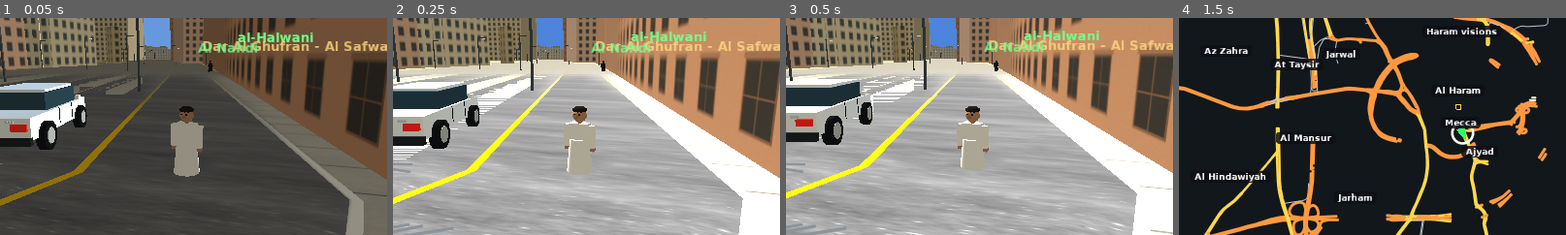
Above: before the commit, frames 1-4 (left to right).
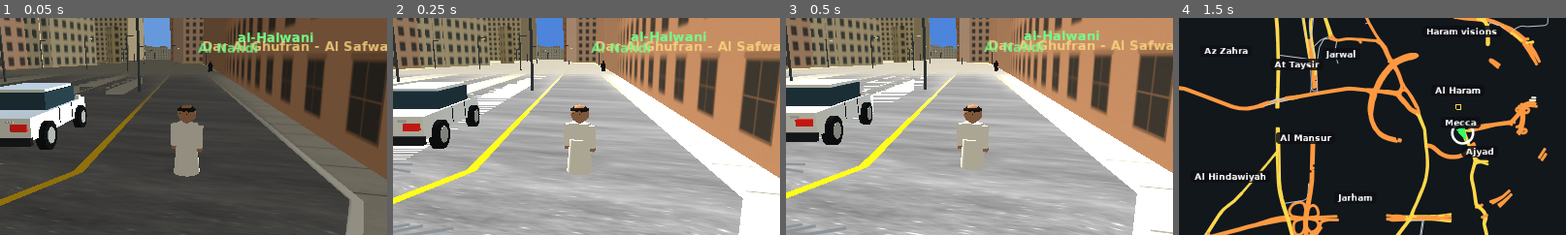
Above: after the commit, the same moments.

Repository: malik5785/FreedomCity
Game: Godot game, scene res://main.tscn
The game is run twice, just before and just after one commit, with the same random seed, the same clock (stepped at 60 frames per second) and the same inputs.
Inputs (mouse positions are % of the whole screen's width and height, from its top left):
- Up to frame 1 (0.05 s): no input
- Up to frame 2 (0.25 s): no input
- Up to frame 3 (0.5 s): no input
- Up to frame 4 (1.5 s): tap Enter at 0.5 s; move the mouse to (55, 50) at 0.52 s; hold Up 0.53-1.25 s; tap C at 0.6 s; click "MAP" at 1.25 s
The pictures show only the part of the screen within x 26-76%, y 27-76%; the shares and areas given below are measured in that part.

The runs differ from the first frame. In frame 1, 0.1% of the frame differs, in the area x 45-55%, y 19-49%; in frame 2, 0.1%, in the area x 45-51%, y 39-49%; in frame 3, 0.1%; in frame 4, nothing differs.

Commit message:
Add lightweight stylized hero proportions while retaining Saudi thobe

Diff:
--- a/main.gd
+++ b/main.gd
@@ -31,7 +31,7 @@
 var cloud_nodes := []
 var cloud_mat: SpatialMaterial
 var player_visual: Spatial
-var outfit := {"top": 0, "bottom": 0, "shoes": 0, "head": 0, "glasses": 0}
+var outfit := {"top": 0, "bottom": 0, "shoes": 0, "head": 0, "glasses": 0, "hero": true}
 var wardrobe_open := false
 var wardrobe_panel: Control
 var wardrobe_row := 0
@@ -1061,16 +1061,16 @@
 		arms.append(pv)
 	# head
 	var head := SphereMesh.new()
-	head.radius = 0.19
-	head.height = 0.38
-	head.radial_segments = 14
+	head.radius = 0.245 if o.has("hero") else 0.19
+	head.height = 0.48 if o.has("hero") else 0.38
+	head.radial_segments = 16
 	head.rings = 8
-	_mi(root, head, Vector3(0, 1.74, 0), skin)
+	_mi(root, head, Vector3(0, 1.78, 0), skin)
 	_bxm(root, Vector3(0, 1.58, 0), Vector3(0.10, 0.10, 0.10), skin)
 	_bxm(root, Vector3(0, 1.72, -0.19), Vector3(0.05, 0.08, 0.06), "9d6b49")
-	for ex in [-0.07, 0.07]:
-		_bxm(root, Vector3(ex, 1.78, -0.175), Vector3(0.045, 0.03, 0.02), "151515")
-	for ex2 in [-0.19, 0.19]:
+	for ex in [-0.085, 0.085]:
+		_bxm(root, Vector3(ex, 1.81, -0.215 if o.has("hero") else -0.175), Vector3(0.045, 0.03, 0.02), "151515")
+	for ex2 in ([-0.235, 0.235] if o.has("hero") else [-0.19, 0.19]):
 		_bxm(root, Vector3(ex2, 1.74, 0), Vector3(0.03, 0.09, 0.06), skin)
 	var hair_hex := "1b1410"
 	var head_style: int = int(o["head"])
@@ -1109,8 +1109,8 @@
 			_bxm(root, Vector3(0, 1.84, -0.22), Vector3(0.26, 0.03, 0.14), "1b1b1b")
 	else:
 		var hair := SphereMesh.new()
-		hair.radius = 0.20
-		hair.height = 0.2
+		hair.radius = 0.25 if o.has("hero") else 0.20
+		hair.height = 0.23 if o.has("hero") else 0.2
 		hair.radial_segments = 10
 		hair.rings = 4
 		_mi(root, hair, Vector3(0, 1.88, 0.01), hair_hex)
